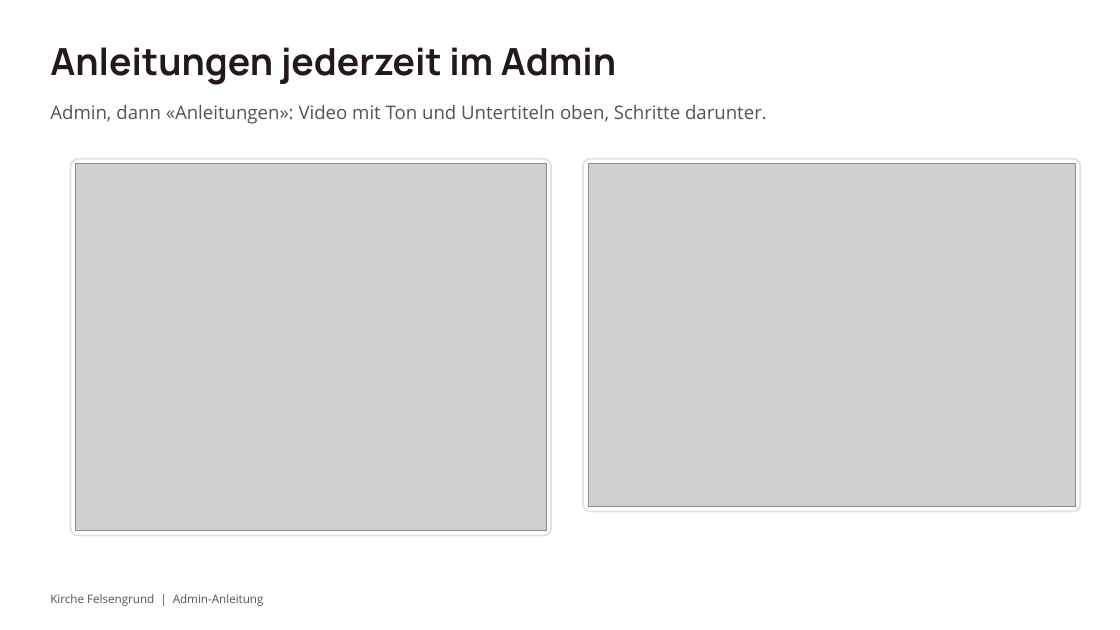
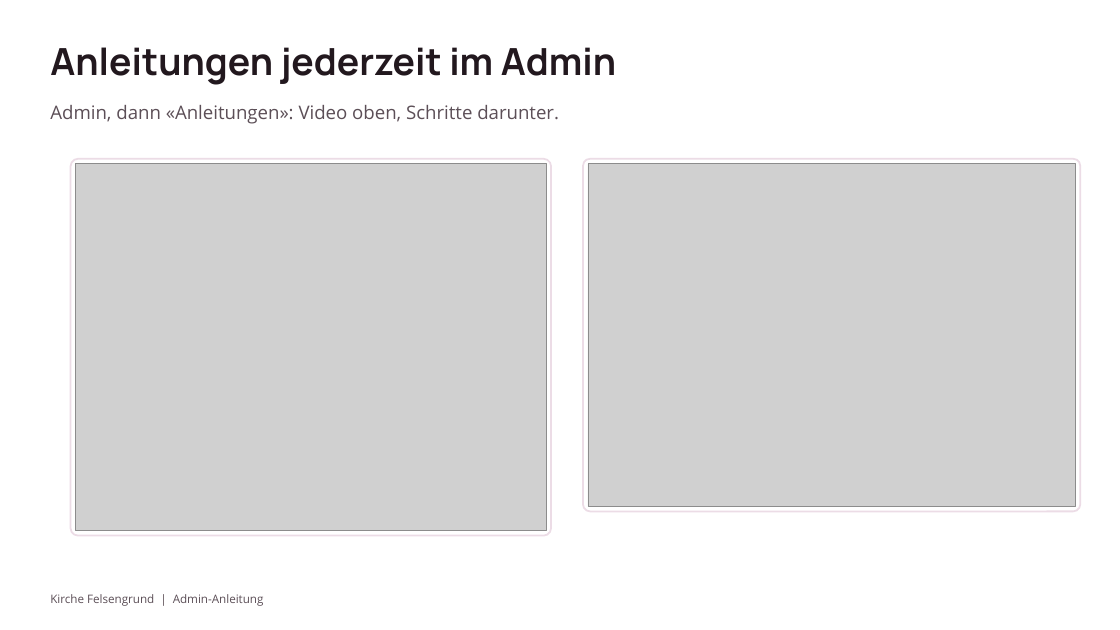
Before and after one commit to heldertheking/felsengrund, a slide deck: slide 22 of docs/presentations/admin-anleitung.pptx. Drawn at 1120x630 pixels with LibreOffice and Linux fonts; fonts in the diff are those of the drawing; grey boxes stand for pictures. Boxes give left, top, right and bottom in pixels: in the first picture for what was removed or moved away, otherwise in the second. Text is boxed around its words. In the diff, an @@ line names an element or a change of style, - is before the commit and + after.

```diff
--- a/docs/presentations/admin-anleitung.pptx
+++ b/docs/presentations/admin-anleitung.pptx
@@ text at [50, 105, 559, 124]: text changed @@
-Admin, dann «Anleitungen»: Video mit Ton und Untertiteln oben, Schritte darunter.
+Admin, dann «Anleitungen»: Video oben, Schritte darunter.
```
Also in this commit, not shown: 1 other slide changed, 12 other files.
